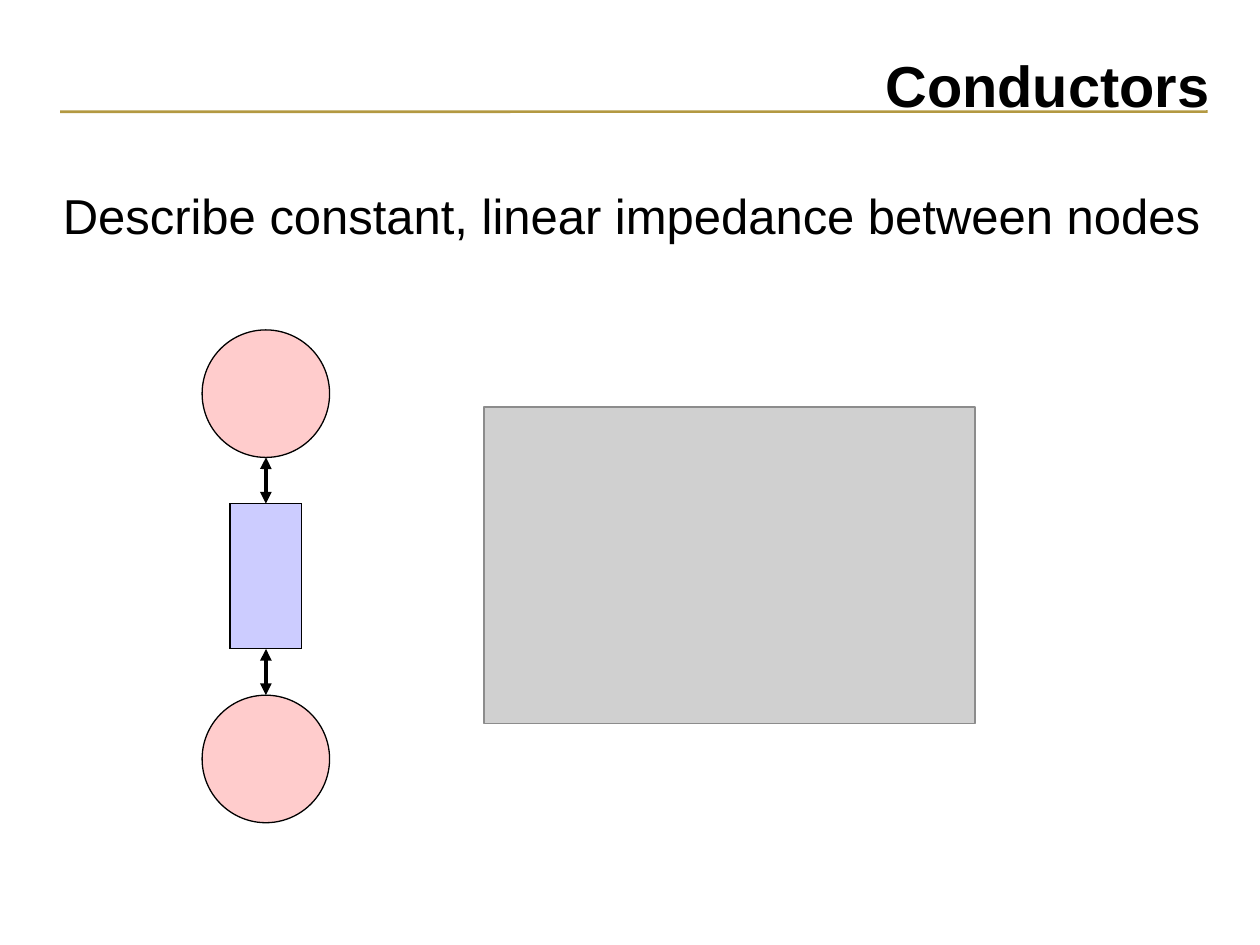
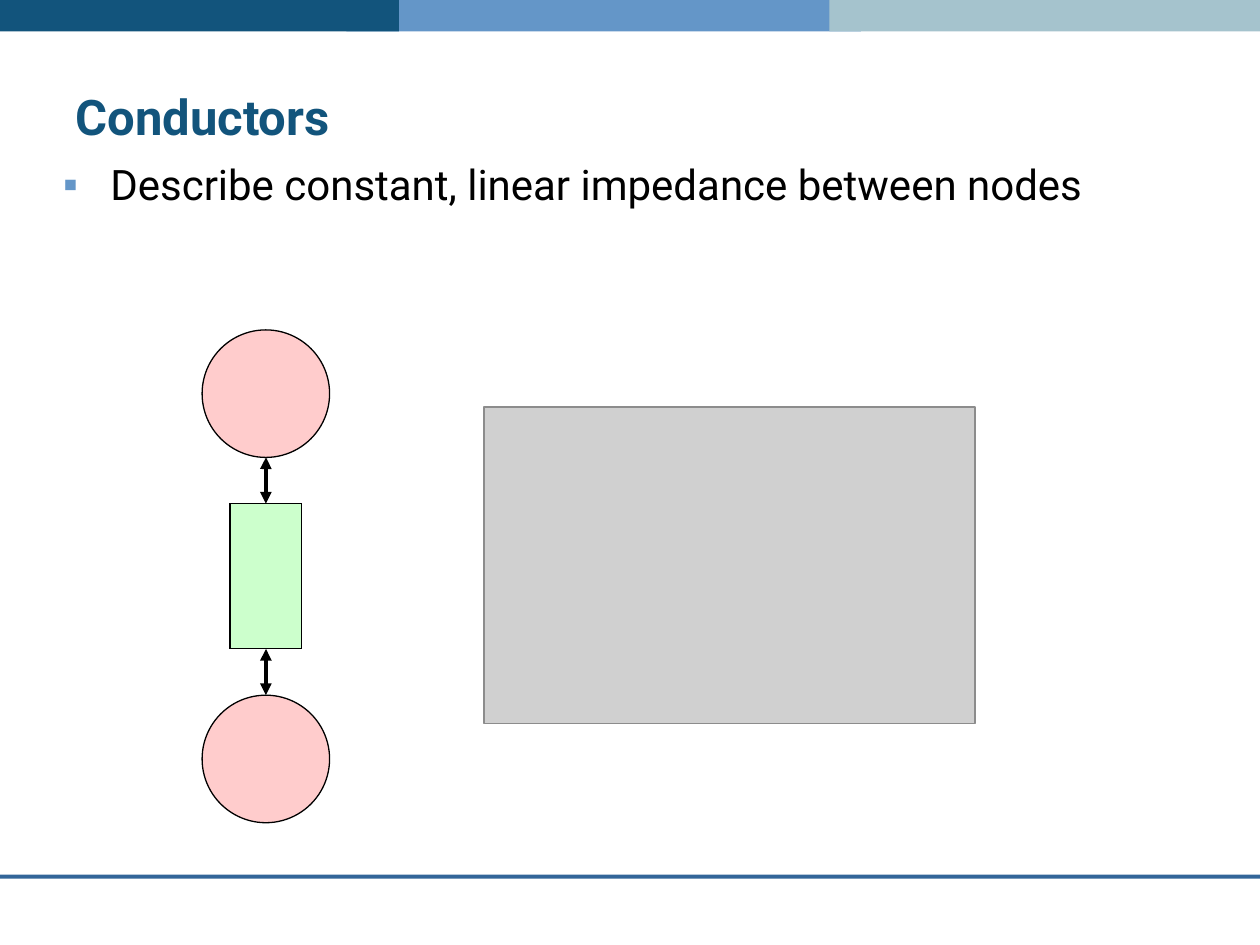
Before and after one commit to ESP-rCommunity/ESPrExtras, a slide deck: slide 7 of training/co-simulator_ESP-r/elec_network/electric_network.ppt. Drawn at 1260x945 pixels with LibreOffice and Linux fonts; fonts in the diff are those of the drawing; grey boxes stand for pictures; background and template pictures are left out. Boxes give left, top, right and bottom in pixels: in the first picture for what was removed or moved away, otherwise in the second. Text is boxed around its words. In the diff, an @@ line names an element or a change of style, - is before the commit and + after.

```diff
--- a/training/co-simulator_ESP-r/elec_network/electric_network.ppt
+++ b/training/co-simulator_ESP-r/elec_network/electric_network.ppt
@@ rectangle added at (0, 0, 399, 32), fill #12547C @@
@@ rectangle added at (346, 0, 861, 32), fill #6496C8 @@
@@ rectangle added at (829, 0, 1260, 32), fill #A5C3CD @@
@@ title "Conductors": place and size @@
-title "Conductors" at (885, 65, 1209, 113)
+title "Conductors" at (75, 98, 329, 136)
@@ title "Conductors" at (75, 98, 329, 136): size 33 to 28 pt, font Arial to Roboto, text colour #000000 to #12547C; alignment right to left; line spacing 0.84 to 1 @@
@@ line removed from (1207, 112) to (60, 112) @@
@@ text "Describe constant, linear impedance between ...": place and size @@
-text "Describe constant, linear impedance between ..." at (63, 198, 1200, 244)
+text "Describe constant, linear impedance between ..." at (110, 168, 1082, 209)
@@ text "Describe constant, linear impedance between ..." at (110, 168, 1082, 209): size 28 to 24 pt, font Arial to Roboto; bullet none to ▪; line spacing 0.93 to 1; less space between paragraphs @@
@@ rectangle at (231, 504, 302, 649): fill #CCCCFF to #CCFFCC @@
@@ line added from (1260, 877) to (0, 877), #336699 2.24 pt @@
```
Also in this commit, not shown: 13 other slides changed.
